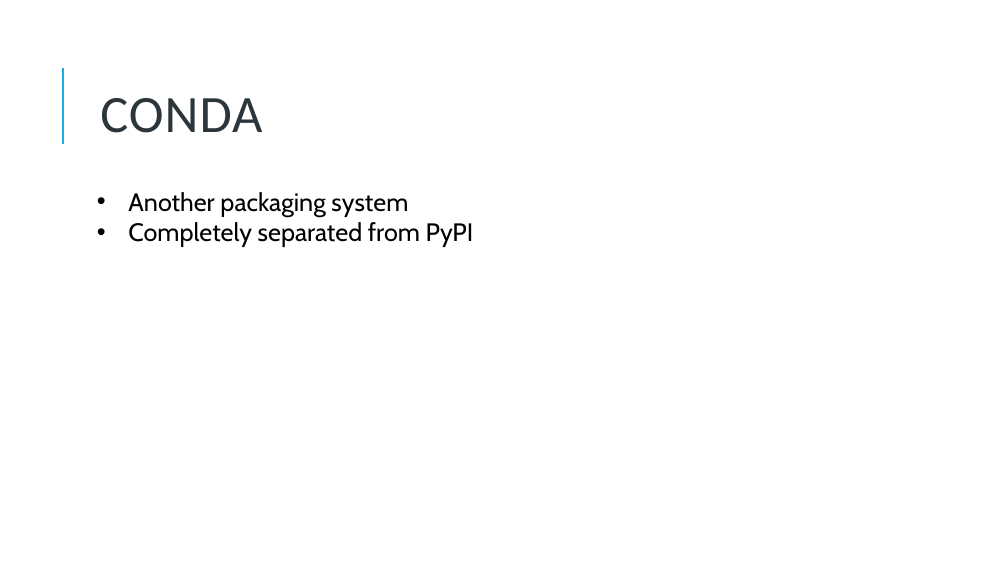
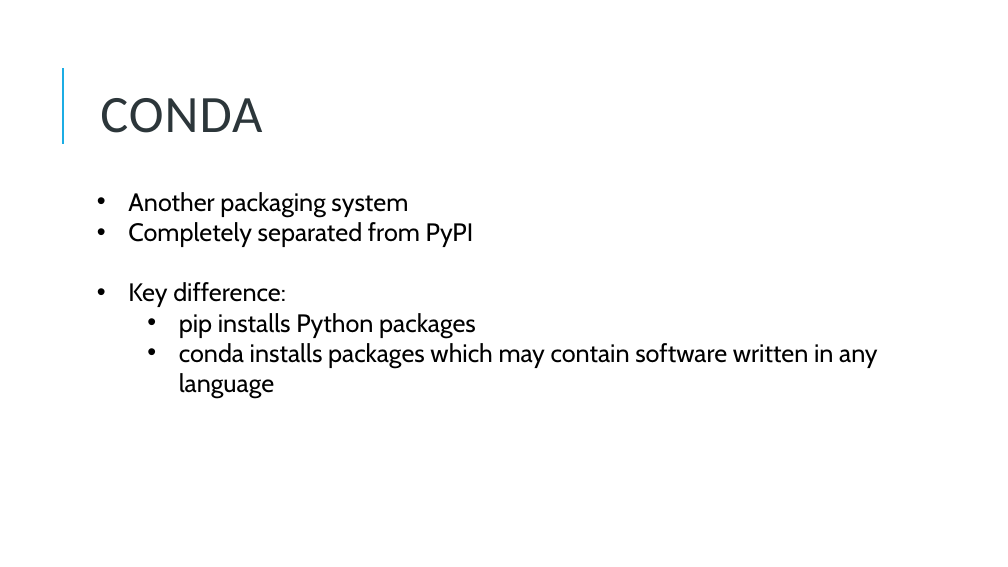
Before and after one commit to alexprengere/presentations, a slide deck: slide 26 of python_packaging_2021/PythonPackagingIn2021.pptx (slide 25 before the commit). Drawn at 1008x567 pixels with LibreOffice and Linux fonts; fonts in the diff are those of the drawing. Boxes give left, top, right and bottom in pixels: in the first picture for what was removed or moved away, otherwise in the second. Text is boxed around its words. In the diff, an @@ line names an element or a change of style, - is before the commit and + after.

Commit message:
Add python 3.10 presentation

```diff
--- a/python_packaging_2021/PythonPackagingIn2021.pptx
+++ b/python_packaging_2021/PythonPackagingIn2021.pptx
@@ text at <box>128,282,878,368</box>: paragraphs added @@
+• Key difference:
+  • pip installs Python packages
+  • conda installs packages which may contain software written in any language
```
Also in this commit, not shown: 4 other slides changed, 1 slide added, 39 other files.
